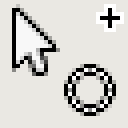
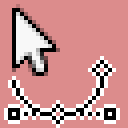
Revision of a layered 128 x 128 image; what changed, layer by layer:
hid "modifier-plus.xbm" over bbox(96, 4, 124, 32)
hid "tool-ellipse-select.png" over bbox(64, 64, 116, 116)
added layer "FIXME tool-paths.png" above "FIXME tool-paths.xbm" over bbox(4, 56, 120, 128)
painted on "background" over bbox(0, 0, 128, 128)
